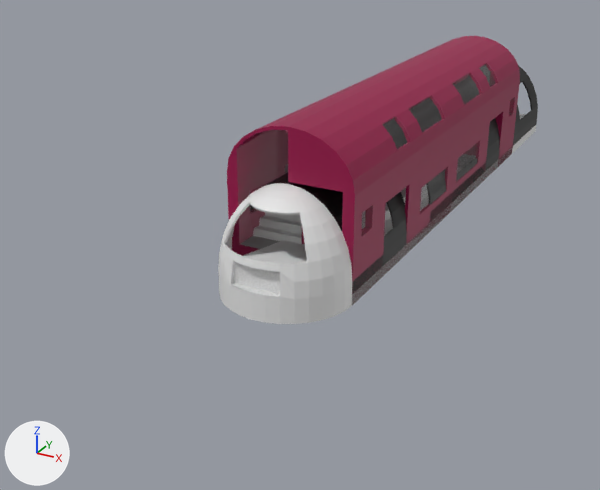
What one commit did to the Blender file Assets/Blender/ROSS Driver Cabin.blend.
Before and after are seen from a 50 mm lens placed at (10.6, -26.7, 10.8), pointed at (-2.5, -2.9, -1.1). Arrows for +X, +Y and +Z are at lower left; the lights stay in place.

Before the edit, the objects in view are built like this:
```python
me_cube_001 = bpy.data.meshes.new('Cube.001')
me_cube_001.from_pydata(...)  # 143 vertices, 92 faces, 10 loose edges; spans x 0.0..2.0, y 0.0..16.0, z 0.0..4.9
# faces by material slot: [76, 5, 11]
me_cube_001.materials.append(mat_material_001)  # red #980047
me_cube_001.materials.append(mat_floor)  # grey #aaaaaa
me_cube_001.materials.append(mat_window)  # white #e7e7e7
me_cube_002 = bpy.data.meshes.new('Cube.002')
me_cube_002.from_pydata([(-1.0, -1.0, -1.0), (-1.06, -9.08, 1.22), (-1.0, 1.0, -1.0), (1.06, -9.08, 1.22), (1.0, -1.0, -1.0), (1.0, -1.0, 1.0), (1.0, 1.0, -1.0), (1.0, 1.0, 1.0)], [], [(0, 1, 3, 2), (2, 3, 7, 6), (6, 7, 5, 4), (4, 5, 1, 0), (2, 6, 4, 0), (7, 3, 1, 5)])
me_sphere = bpy.data.meshes.new('Sphere')
me_sphere.from_pydata(...)  # 762 vertices, 639 faces, 8 loose edges; spans x -1.0..1.0, y -1.0..10.0, z -0.3..1.0
# faces by material slot: [368, 1, 31, 239]
me_sphere.materials.append(mat_material_002)  # white #e7e7e7
me_sphere.materials.append(mat_material_003)  # white #e7e7e7
me_sphere.materials.append(None)
me_sphere.materials.append(mat_material_004)  # black #000000
ob_body = bpy.data.objects.new('Body', me_cube_001)
ob_body.location = (0.0, 0.0, 0.0)
_m = ob_body.modifiers.new('Mirror', 'MIRROR')
_m.use_axis = (True, True, False)
ob_cube = bpy.data.objects.new('Cube', me_cube_002)
ob_cube.location = (0.0, 0.0, 0.0)
ob_sphere = bpy.data.objects.new('Sphere', me_sphere)
ob_sphere.location = (0.0, -8.0, 0.75)
ob_sphere.scale = (2.0, 2.0, 2.5)
# also in view: 'Steps' at (0.0, 0.0, 2.6)
```
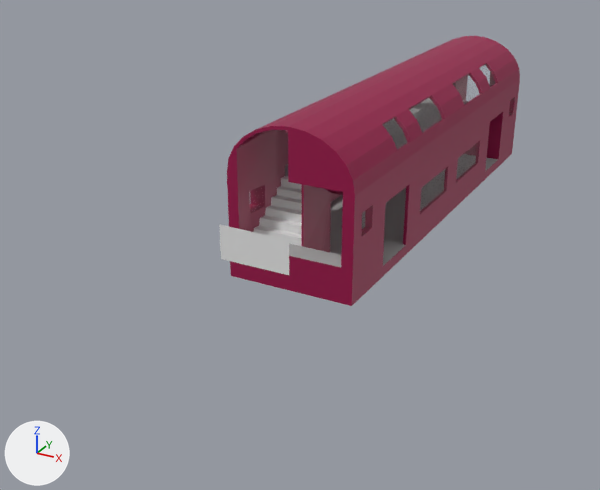
Commit message: shift+v with snap to face trick

The change, as JSON lines over the scene's bpy script:
```json
{"block": "me_cube_002", "where": "# used by ob_cube; location = (0.0, 0.0, 0.0)"}
{"op": "remove", "block": "me_cube_002", "code": "me_cube_002.from_pydata(...)  # 8 vertices, 6 faces; spans x -1.06..1.06, y -9.08..1.0, z -1.0..1.22"}
{"op": "add", "block": "me_cube_002", "code": "me_cube_002.from_pydata(...)  # 11 vertices, 1 face, 3 loose edges; spans x -1.06..1.06, y -9.84..-9.08, z 1.22..2.5"}
{"block": "me_cube_002", "change": "me_cube_002 part 1"}
{"block": "me_cube_002", "change": "6 vertices are removed from x -1.0..1.0, y -1.0..1.0, z -1.0..1.0"}
{"block": "me_cube_002", "change": "6 faces are deleted"}
{"block": "me_cube_002", "change": "9 vertices are added at x -1.06..1.06, y -9.84..-9.13, z 1.5..2.5"}
{"block": "me_cube_002", "change": "3 loose edges are added"}
{"block": "me_cube_002", "change": "1 new face joins them"}
{"op": "remove", "block": "ob_sphere", "code": ["ob_sphere = bpy.data.objects.new('Sphere', me_sphere)", "ob_sphere.location = (0.0, -8.0, 0.75)", "ob_sphere.scale = (2.0, 2.0, 2.5)"]}
```

What differs and where, as boxes (x1, y1, x2, y2) in the pictures (600 x 490 px):
```json
{"object": "Sphere", "change": "deleted", "before": [218, 65, 538, 324], "faces in mat_material_002 (white #e7e7e7)": [218, 183, 352, 299], "faces in mat_material_004 (black #000000)": [247, 65, 538, 294], "faces in mat_material_003 (white #e7e7e7)": [231, 261, 280, 297]}
{"object": "Cube", "change": "reshaped", "before": [243, 194, 406, 263], "after": [219, 225, 289, 275]}
```
